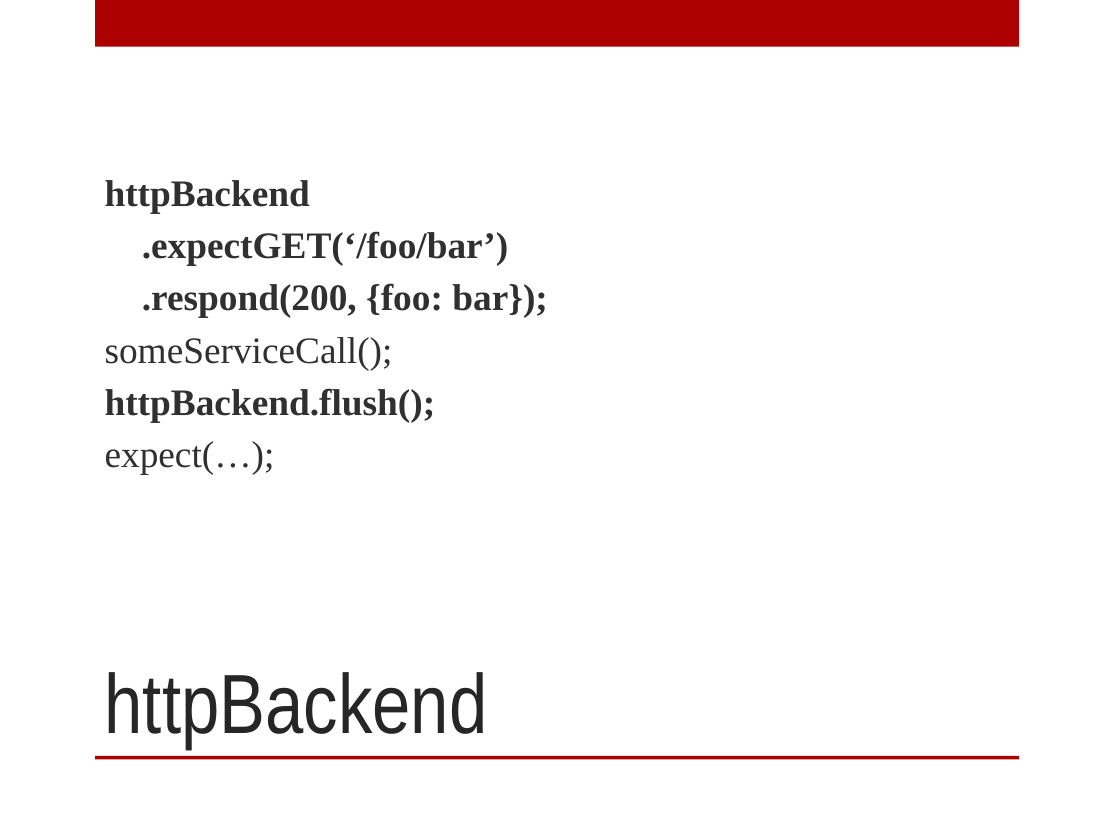
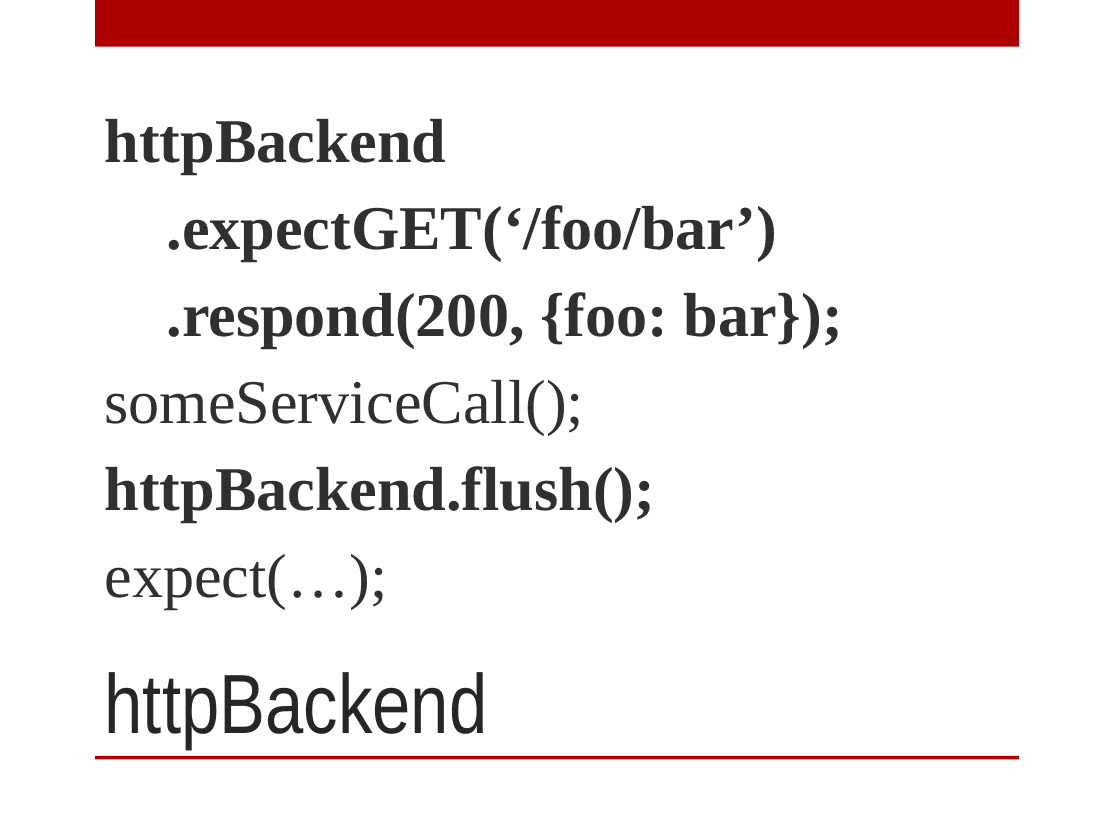
Before and after one commit to kennbrodhagen/angular-github-view, a slide deck: slide 9 of AngularJS Unit Testing.pptx. Drawn at 1120x840 pixels with LibreOffice and Linux fonts; fonts in the diff are those of the drawing; background and template pictures are left out. Boxes give left, top, right and bottom in pixels: in the first picture for what was removed or moved away, otherwise in the second. Text is boxed around its words. In the diff, an @@ line names an element or a change of style, - is before the commit and + after.

```diff
--- a/AngularJS Unit Testing.pptx
+++ b/AngularJS Unit Testing.pptx
@@ text "httpBackend" at (x1=105, y1=119, x2=843, y2=609): size 24 to 40 pt; more space between paragraphs @@
```
Also in this commit, not shown: 4 other slides changed, 2 slides added, 1 slide removed, 1 other file.
